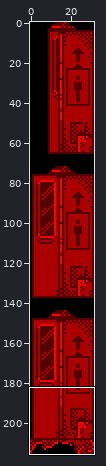
One commit to this sprite sheet: assets/images/Stages/Levels/Level1/Stage2/Lift/Level1Stage2Lift.png. Above, an overview of the earlier version with the close-up marked.
Close-up. Earlier state:
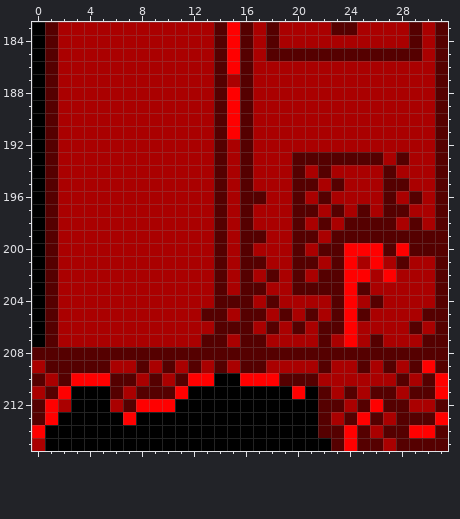
The file is 32x216 pixels. Shown: x 0..31, y 183..215.
The result:
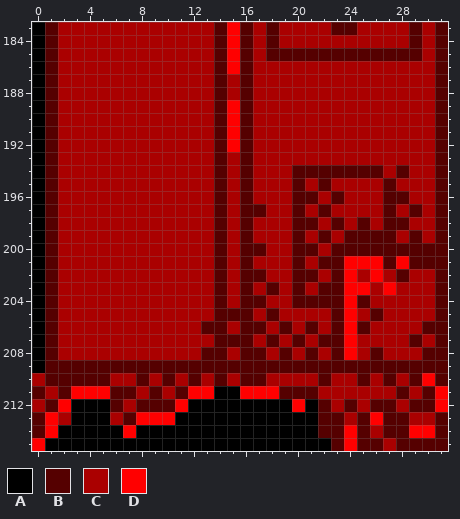
Palette (. is transparent): A #000000  B #550000  C #aa0000  D #ff0000
The commit says: Play BGM after lift broke
From old to new:
Colour B becomes colour A in row 208 at x 0.
Colour C becomes colour A in row 209 at x 0.
Colour A becomes colour B in row 210 at x 14; in row 211 at x 19 and 21.
Colour C becomes colour B in row 194 at x 21, 23 to 26 and 28; in row 195 at x 22; in row 196 at x 21, 23 and 28; in row 197 at x 17, 22 and 29; in row 198 at x 21, 23 and 28; in row 199 at x 22.
Colour C becomes colour B in row 200 at x 17 and 21; in row 201 at x 22, 27 and 29 to 30; in row 202 at x 17, 21 and 28; in row 203 at x 18; in row 204 at x 17, 20 to 22 and 25; in row 205 at x 15, 18 and 26.
Colour C becomes colour B in row 206 at x 13, 17, 19, 21, 25 and 30; in row 207 at x 15, 18, 20, 23 and 29; in row 209 at x 6 to 7, 9, 11, 13, 15, 18 to 21, 23 to 24, 26 and 28; in row 210 at x 1, 8, 10, 22, 25, 27 and 29; in row 211 at x 0, 7 and 28; in row 212 at x 6, 24 and 29 to 30.
Colour C becomes colour B in row 213 at x 23 and 27.
Colour D becomes colour B in row 200 at x 24 to 26 and 28; in row 209 at x 30; in row 210 at x 3 to 5, 12, 16 to 17 and 31; in row 211 at x 2, 11 and 20; in row 212 at x 1, 8 to 10 and 26; in row 213 at x 7, 25 and 31.
Colour D becomes colour B in row 214 at x 0.
Colour A becomes colour C in row 210 at x 15; in row 213 at x 2 and 6.
Colour B becomes colour C in row 193 at x 20 to 26 and 28; in row 194 at x 27; in row 195 at x 21, 23 and 28; in row 196 at x 17, 22 and 29; in row 197 at x 21, 23, 25 and 28; in row 198 at x 22, 24, 26 and 29.
Colour B becomes colour C in row 199 at x 17, 21, 23, 28 and 30; in row 200 at x 22; in row 201 at x 17 and 21; in row 202 at x 18 and 22; in row 203 at x 17 and 21; in row 204 at x 15, 18 and 26.
Colour B becomes colour C in row 205 at x 13, 17, 19, 21, 25 and 30; in row 206 at x 15, 18, 20, 22 and 29; in row 207 at x 13, 17, 26 and 30; in row 208 at x 2 to 12, 15, 18, 20, 22, 25 and 27 to 29; in row 210 at x 0, 6 to 7, 9, 11, 19 to 21 and 28; in row 211 at x 1, 8, 10, 22, 24, 26 to 27 and 29.
Colour B becomes colour C in row 212 at x 0, 7, 23, 25 and 28; in row 213 at x 24 and 29 to 30.
Colour D becomes colour C in row 188 at x 15; in row 202 at x 25 and 27; in row 210 at x 13 and 18.
Colour A becomes colour D in row 211 at x 3 to 5, 12 to 13 and 16 to 18; in row 212 at x 11 and 20; in row 213 at x 8 to 10; in row 214 at x 1 and 7.
Colour B becomes colour D in row 201 at x 28; in row 203 at x 25; in row 208 at x 24; in row 210 at x 30; in row 212 at x 31; in row 213 at x 26.
Colour C becomes colour D in row 192 at x 15; in row 201 at x 25; in row 202 at x 26; in row 203 at x 27; in row 212 at x 2; in row 215 at x 0.
